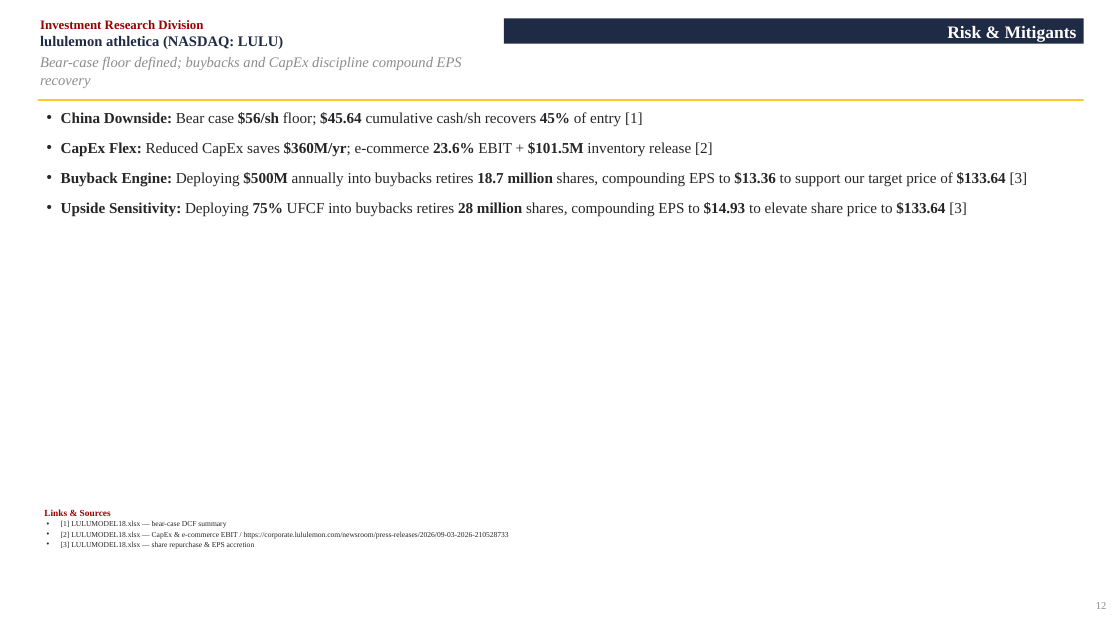
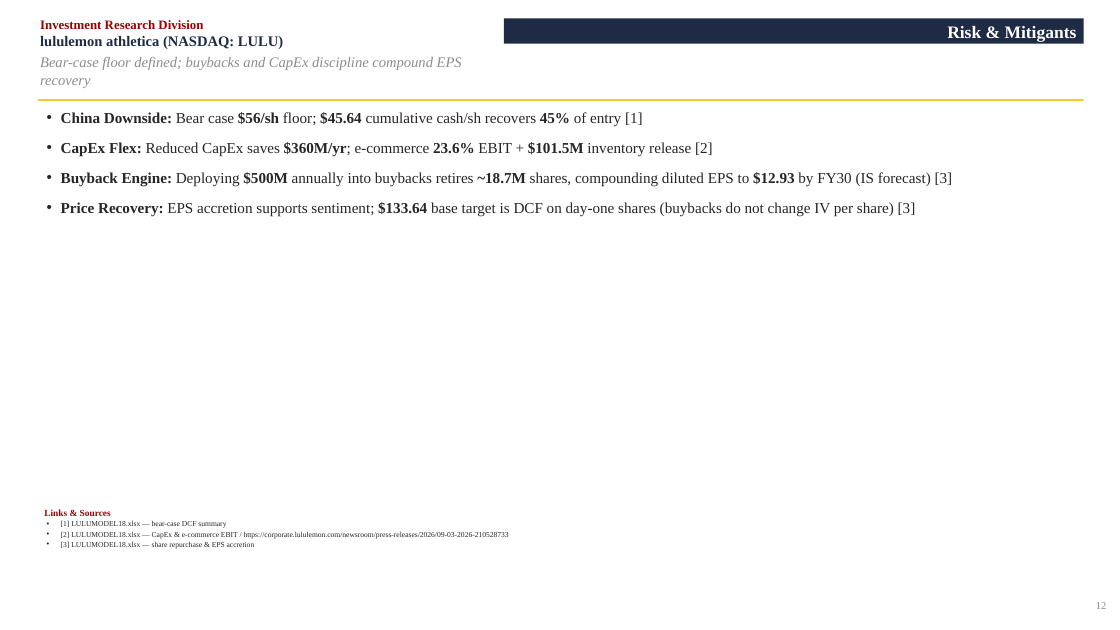
Before and after one commit to vengeanceaiUSC/RM, a slide deck: slide 12 of LULU/LULU_Investment_Pitch_Deck.pptx. Drawn at 1120x630 pixels with LibreOffice and Linux fonts; fonts in the diff are those of the drawing. Boxes give left, top, right and bottom in pixels: in the first picture for what was removed or moved away, otherwise in the second. Text is boxed around its words. In the diff, an @@ line names an element or a change of style, - is before the commit and + after.

```diff
--- a/LULU/LULU_Investment_Pitch_Deck.pptx
+++ b/LULU/LULU_Investment_Pitch_Deck.pptx
@@ text at (61, 172, 953, 217): text changed @@
-• Buyback Engine: Deploying $500M annually into buybacks retires 18.7 million shares, compounding EPS to $13.36 to support our target price of $133.64 [3]
-• Upside Sensitivity: Deploying 75% UFCF into buybacks retires 28 million shares, compounding EPS to $14.93 to elevate share price to $133.64 [3]
+• Buyback Engine: Deploying $500M annually into buybacks retires ~18.7M shares, compounding diluted EPS to $12.93 by FY30 (IS forecast) [3]
+• Price Recovery: EPS accretion supports sentiment; $133.64 base target is DCF on day-one shares (buybacks do not change IV per share) [3]
```
Also in this commit, not shown: 5 other slides changed, 6 other files.
